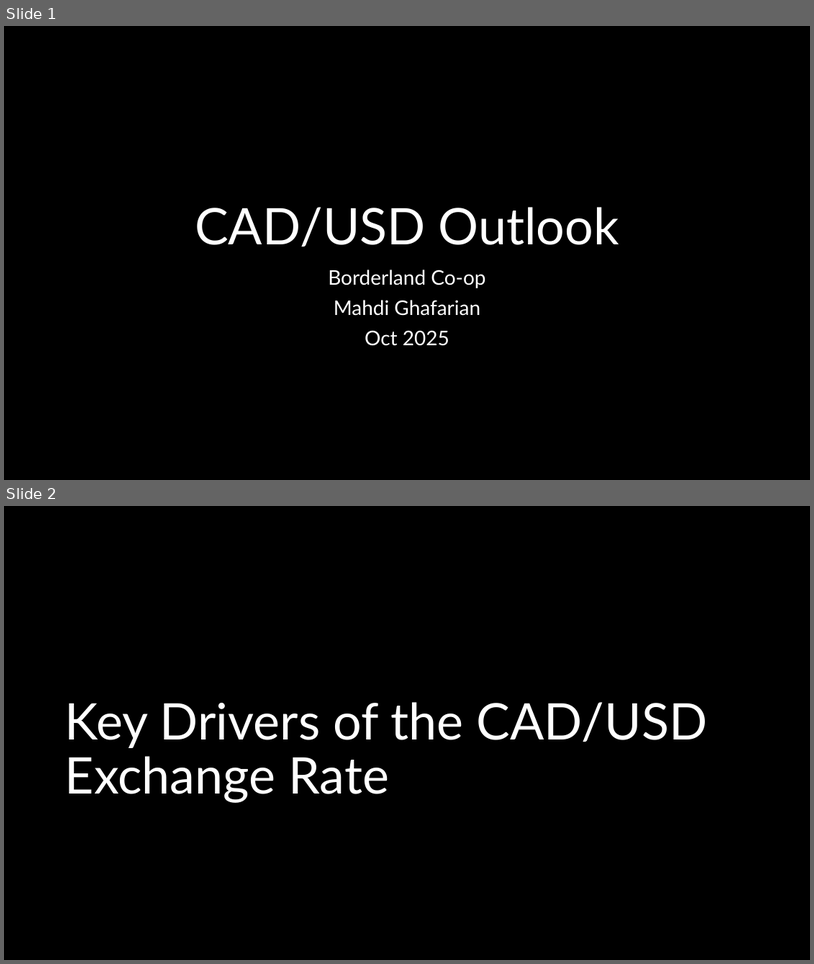
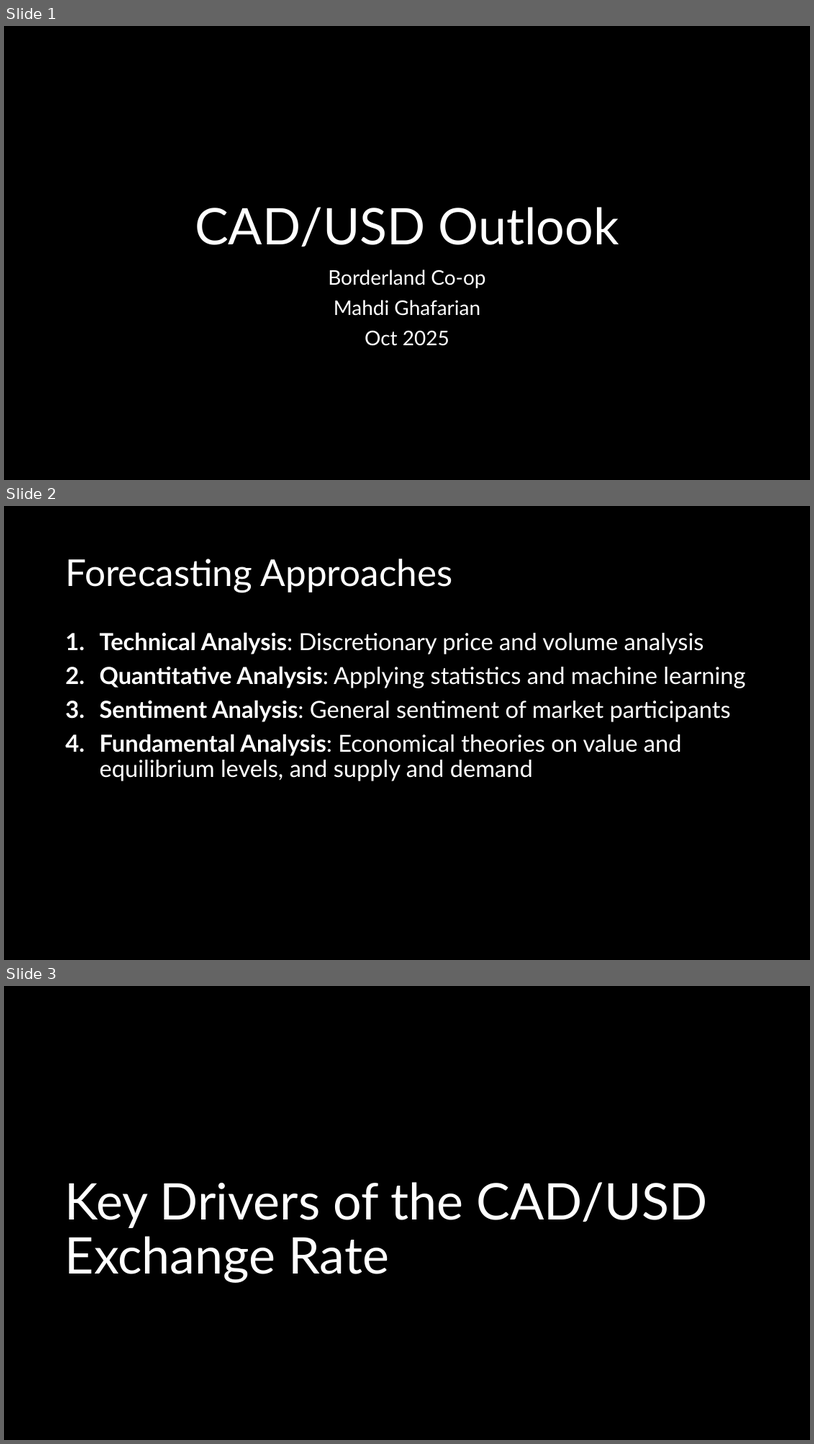
Before and after one commit to mahdi-ghafarian/time-series, a slide deck: borderland/1-cadusd/Presentation/CADUSD.pptx. Shown one above the other, each under a label of ours: slides 1 and 2 before the commit, slides 1, 2 and 3 after it. The pictures are 814x964 and 814x1444 pixels, drawn with LibreOffice and Linux fonts; fonts in the diff are those of the drawing. Boxes give left, top, right and bottom in pixels: in the first picture for what was removed or moved away, otherwise in the second. Text is boxed around its words. In the diff, an @@ line names an element or a change of style, - is before the commit and + after.

```diff
--- a/borderland/1-cadusd/Presentation/CADUSD.pptx
+++ b/borderland/1-cadusd/Presentation/CADUSD.pptx
@@ slide 2 added at (4,506,810,960), background #000000 @@
@@ title added at (65,559,453,592), 44 pt, text #FFFFFF @@
+Forecasting Approaches
@@ text added at (100,632,746,781), 28 pt, text #FFFFFF @@
+1. Technical Analysis: Discretionary price and volume analysis
+2. Quantitative Analysis: Applying statistics and machine learning
+3. Sentiment Analysis: General sentiment of market participants
+4. Fundamental Analysis: Economical theories on value and equilibrium levels, and supply and demand
@@ what was slide 2 is now slide 3 @@
```
